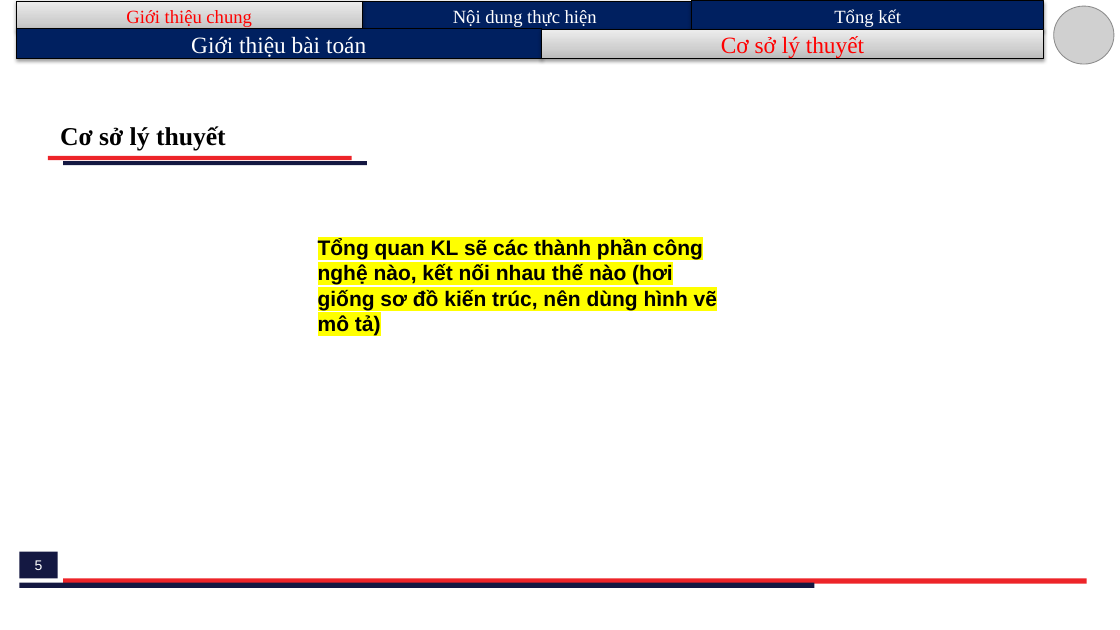
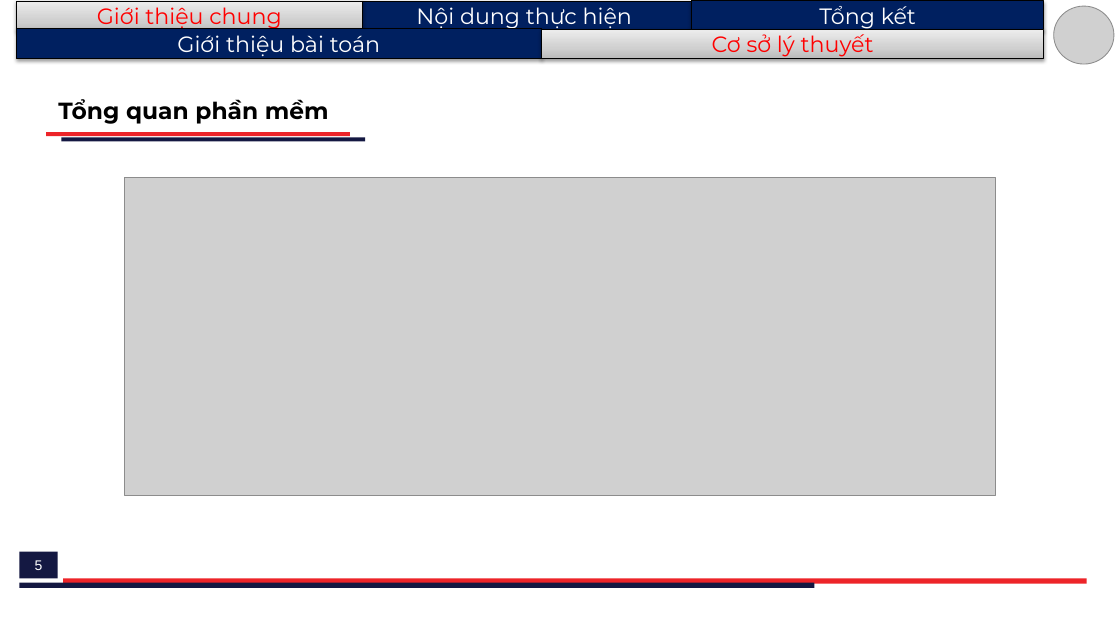
Before and after one commit to H4ll3y/Rasa-Consultant, a slide deck: slide 5 of doc/A37134_LeQuangHuy.pptx. Drawn at 1120x630 pixels with LibreOffice and Linux fonts; fonts in the diff are those of the drawing; grey boxes stand for pictures. Boxes give left, top, right and bottom in pixels: in the first picture for what was removed or moved away, otherwise in the second. Text is boxed around its words. In the diff, an @@ line names an element or a change of style, - is before the commit and + after.

```diff
--- a/doc/A37134_LeQuangHuy.pptx
+++ b/doc/A37134_LeQuangHuy.pptx
@@ rectangle "Giới thiệu bài toán" at (16,29,541,58): size 20 to 19 pt, font Times New Roman to Montserrat @@
@@ rectangle "Cơ sở lý thuyết" at (542,29,1044,59): size 20 to 19 pt, font Times New Roman to Montserrat @@
@@ size 16 to 19 pt, font Times New Roman to Montserrat in 3 elements at (363,1,692,31), (16,1,362,31), (692,1,1044,31) @@
@@ text at (58,99,329,124): text changed; size 22 to 20 pt; font Times New Roman to Montserrat @@
-Cơ sở lý thuyết
+Tổng quan phần mềm
@@ rectangle: place and size @@
-rectangle at (48,156,352,160)
+rectangle at (46,132,350,136)
@@ rectangle: place and size @@
-rectangle at (63,161,367,166)
+rectangle at (61,137,365,141)
@@ picture added at (125,178,996,496) @@
@@ text removed at (318,239,717,335) @@
-Tổng quan KL sẽ các thành phần công nghệ nào, kết nối nhau thế nào (hơi giống sơ đồ kiến trúc, nên dùng hình vẽ mô tả)
```
Also in this commit, not shown: 9 other slides changed, 8 slides added, 3 slides removed, 2 other files.
